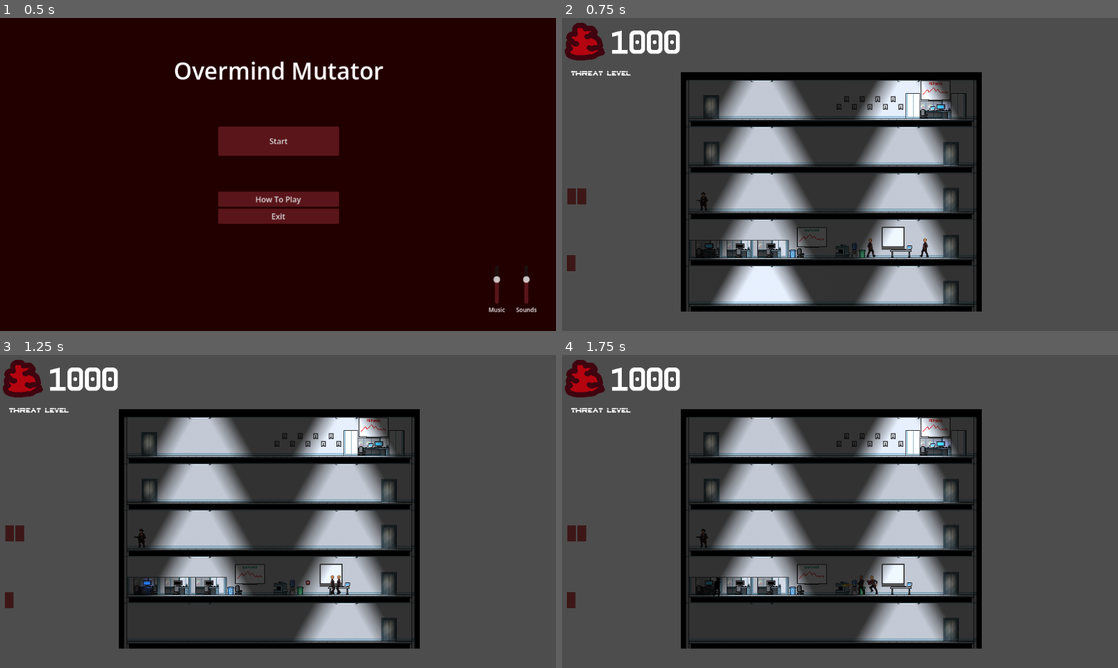
Above: before the commit, frames 1-4 (two rows, left to right).
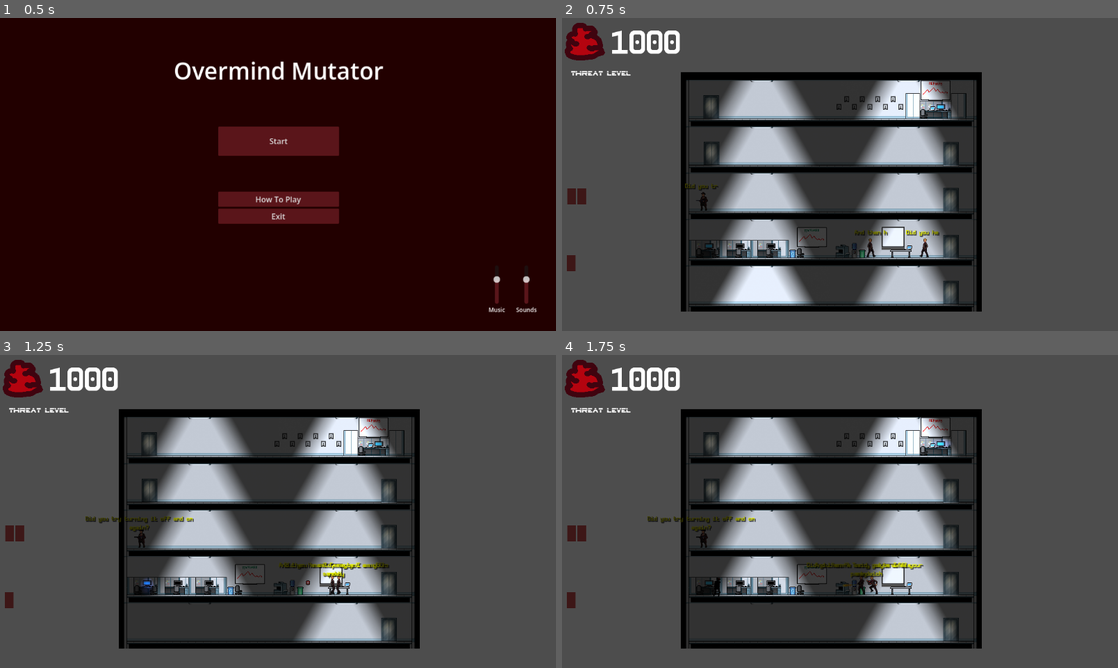
Above: after the commit, the same moments.

Repository: Lambosaurus/wildjam-mutation
Game: Godot game, scene res://ui/start_screen.tscn
The game is run twice, just before and just after one commit, with the same random seed, the same clock (stepped at 60 frames per second) and the same inputs.
Inputs (mouse positions are in pixels of both pictures, inside the frame that each line leads up to):
- Up to frame 1 (0.5 s): no input
- Up to frame 2 (0.75 s): click "Start" at 0.5 s
- Up to frame 3 (1.25 s): no input
- Up to frame 4 (1.75 s): tap Enter at 1.25 s; drag from (584, 533) to (951, 630) at 1.27 s

Frame 1 is identical in both runs. In frame 2, 0.2% of the frame differs, in the area x 22-68%, y 52-70%; in frame 3, 0.6%; in frame 4, 0.6%, in the area x 15-65%, y 51-72%.

Commit message:
Voice work

Diff:
--- a/creatures/human/human.gd
+++ b/creatures/human/human.gd
@@ -27,6 +27,7 @@
 	$TargetSelector.range = max(human_type.shoot_range, human_type.flee_range, human_type.melee_range, human_type.chase_range)
 	$Spritesheet.sprite_frames = human_type.sprites
 	health = human_type.max_health
+	$Voice.speak_dialog("chat")
 
 func direction_to_vector(dir: Direction, scalar: float = 1.0) -> float:
 	return scalar if dir == Direction.right else -scalar
@@ -40,6 +41,7 @@
 		var target_position = target.global_position
 		var distance = global_position.distance_to(target_position)
 		if distance <= human_type.flee_range:
+			$Voice.speak_dialog("fear")
 			return start_action(
 				Action.run,
 				randf_range(0.5, 1.0),
--- a/creatures/human/human.tscn
+++ b/creatures/human/human.tscn
@@ -5,12 +5,19 @@
 [ext_resource type="Resource" uid="uid://c8edw5y3x1epi" path="res://creatures/human/types/office_worker.tres" id="2_lk4ts"]
 [ext_resource type="SpriteFrames" uid="uid://lckr88buyegt" path="res://creatures/human/sprites/Gangsters_2/sprites.tres" id="3_lk4ts"]
 [ext_resource type="PackedScene" uid="uid://cqq8iiqfveykq" path="res://creatures/detector/target_selector.tscn" id="4_iru6h"]
+[ext_resource type="PackedScene" uid="uid://blj2j76s3023c" path="res://sounds/voice.tscn" id="6_odqdi"]
+[ext_resource type="Script" uid="uid://dnl2y04pttg2n" path="res://sounds/voice_types/random_voice_type.gd" id="7_ldy3i"]
+[ext_resource type="Resource" uid="uid://ye6s0sba5k2o" path="res://sounds/dialog_tree/default_human_dialog.tres" id="8_81tg8"]
 
 [sub_resource type="CapsuleShape2D" id="CapsuleShape2D_ebbsm"]
 height = 40.0
 
 [sub_resource type="RectangleShape2D" id="RectangleShape2D_gnv0q"]
 size = Vector2(20, 40)
+
+[sub_resource type="Resource" id="Resource_er4ts"]
+script = ExtResource("7_ldy3i")
+metadata/_custom_type_script = "uid://dnl2y04pttg2n"
 
 [node name="Human" type="CharacterBody2D" unique_id=1906732542]
 collision_layer = 2
@@ -43,3 +50,13 @@
 target_bit = 3
 
 [node name="Sprite2D" type="Sprite2D" parent="." unique_id=1666293401]
+
+[node name="Voice" parent="." unique_id=396080467 node_paths=PackedStringArray("voice_spawn") instance=ExtResource("6_odqdi")]
+voice_spawn = NodePath("VoiceSpawn")
+voice_type = SubResource("Resource_er4ts")
+dialog_tree = ExtResource("8_81tg8")
+
+[node name="VoiceSpawn" type="Node2D" parent="Voice" unique_id=93199917]
+position = Vector2(0, -33)
+
+[connection signal="input_event" from="." to="." method="_on_input_event"]
--- a/creatures/mutant/mutant.gd
+++ b/creatures/mutant/mutant.gd
@@ -99,6 +99,7 @@
 		var dist = global_position.distance_to(item.global_position)
 		if dist < mutant_type.attack_range:
 			if "eat" in item:
+				$SlurpSounds.play()
 				GameState.biomass += item.eat()
 
 			return start_action(
--- a/creatures/mutant/mutant.tscn
+++ b/creatures/mutant/mutant.tscn
@@ -19,6 +19,9 @@
 [ext_resource type="AudioStream" uid="uid://crwf8ew3i4ogs" path="res://sounds/creature_sounds/wet 12.mp3" id="17_c3snx"]
 [ext_resource type="AudioStream" uid="uid://uy2fedr6ddbg" path="res://sounds/creature_sounds/wet 13.mp3" id="18_pe0oo"]
 [ext_resource type="AudioStream" uid="uid://c235swyo4v5ot" path="res://sounds/creature_sounds/wet 14.mp3" id="19_mlhge"]
+[ext_resource type="AudioStream" uid="uid://cqrm4egwx3rks" path="res://sounds/creature_sounds/wet 1.mp3" id="20_p4ocj"]
+[ext_resource type="AudioStream" uid="uid://bjx03fcuuit5s" path="res://sounds/creature_sounds/wet 2.mp3" id="21_c3snx"]
+[ext_resource type="AudioStream" uid="uid://dpba18hdk5u0g" path="res://sounds/creature_sounds/wet 6.mp3" id="22_pe0oo"]
 
 [sub_resource type="Resource" id="Resource_dv2ve"]
 script = ExtResource("2_y6s6a")
@@ -58,6 +61,15 @@
 stream_4/stream = ExtResource("17_c3snx")
 stream_5/stream = ExtResource("18_pe0oo")
 stream_6/stream = ExtResource("19_mlhge")
+
+[sub_resource type="AudioStreamRandomizer" id="AudioStreamRandomizer_mlhge"]
+random_pitch = 1.1892071
+random_volume_offset_db = 2.0
+streams_count = 4
+stream_0/stream = ExtResource("20_p4ocj")
+stream_1/stream = ExtResource("21_c3snx")
+stream_2/stream = ExtResource("13_wb5rs")
+stream_3/stream = ExtResource("22_pe0oo")
 
 [node name="Mutant" type="CharacterBody2D" unique_id=88951864]
 light_mask = 2
@@ -121,4 +133,9 @@
 script = ExtResource("12_jnn0n")
 metadata/_custom_type_script = "uid://cc7td3t0msdiy"
 
+[node name="SlurpSounds" type="AudioStreamPlayer2D" parent="." unique_id=1377349052]
+stream = SubResource("AudioStreamRandomizer_mlhge")
+script = ExtResource("12_jnn0n")
+metadata/_custom_type_script = "uid://cc7td3t0msdiy"
+
 [connection signal="area_entered" from="SelectionArea" to="." method="_on_selection_area_area_entered"]
--- a/project.godot
+++ b/project.godot
@@ -34,11 +34,6 @@
 
 [input]
 
-swap_arms={
-"deadzone": 0.2,
-"events": [Object(InputEventKey,"resource_local_to_scene":false,"resource_name":"","device":-1,"window_id":0,"alt_pressed":false,"shift_pressed":false,"ctrl_pressed":false,"meta_pressed":false,"pressed":false,"keycode":0,"physical_keycode":49,"key_label":0,"unicode":49,"location":0,"echo":false,"script":null)
-]
-}
 up={
 "deadzone": 0.2,
 "events": [Object(InputEventKey,"resource_local_to_scene":false,"resource_name":"","device":-1,"window_id":0,"alt_press …(192 unchanged characters)…
--- /dev/null
+++ b/sounds/dialog_tree.gd
@@ -0,0 +1,12 @@
+class_name DialogTree
+extends Resource
+
+@export var dialogs: Dictionary[String, SpeechGroup]
+
+func get_any_speech(key: String):
+	if not dialogs[key]: return null
+
+	return dialogs[key].get_random_speech()
+
+func get_dialog_keys():
+	dialogs.keys()
--- /dev/null
+++ b/sounds/dialog_tree/default_human_dialog.tres
@@ -0,0 +1,210 @@
+[gd_resource type="Resource" script_class="DialogTree" format=3 uid="uid://ye6s0sba5k2o"]
+
+[ext_resource type="Script" uid="uid://b8pnktwqr4wnb" path="res://sounds/speech_group.gd" id="1_pkxe5"]
+[ext_resource type="Script" uid="uid://bs2lmby8suipk" path="res://sounds/speech.gd" id="2_anr03"]
+[ext_resource type="Script" uid="uid://1w60ptpi2mxt" path="res://sounds/dialog_tree.gd" id="2_yfclm"]
+[ext_resource type="AudioStream" uid="uid://85b0f63k6xf2" path="res://sounds/human_sounds/fear_aaahahahhhhhghghg.mp3" id="3_clenu"]
+[ext_resource type="AudioStream" uid="uid://bwx8mhe2px615" path="res://sounds/human_sounds/badoba.mp3" id="3_makg3"]
+[ext_resource type="AudioStream" uid="uid://cqropddawrblr" path="res://sounds/human_sounds/ba_botordash_da.mp3" id="4_2tvq5"]
+[ext_resource type="AudioStream" uid="uid://rf37dorrxedd" path="res://sounds/human_sounds/fear_ahahahha.mp3" id="4_xkw5j"]
+[ext_resource type="AudioStream" uid="uid://iwhemob7c7d" path="res://sounds/human_sounds/fear_berdadaa.mp3" id="5_fp1y8"]
+[ext_resource type="AudioStream" uid="uid://y5nswi52cil1" path="res://sounds/human_sounds/bigus_bingus_da.mp3" id="5_gf1mx"]
+[ext_resource type="AudioStream" uid="uid://bubul6tancvmq" path="res://sounds/human_sounds/bogodun_2x.mp3" id="6_lwkkh"]
+[ext_resource type="AudioStream" uid="uid://bb0a22s7xoha0" path="res://sounds/human_sounds/fear_bordodaaah.mp3" id="6_x8gny"]
+[ext_resource type="AudioStream" uid="uid://dhq6e1xjn7qwg" path="res://sounds/human_sounds/bederdu_baba_birlium.mp3" id="7_8rsew"]
+[ext_resource type="AudioStream" uid="uid://qp0fyge8s6ut" path="res://sounds/human_sounds/fear_doi_herodadao.mp3" id="7_ep6f7"]
+[ext_resource type="AudioStream" uid="uid://cnj8yoqsln4kj" path="res://sounds/human_sounds/bibus_borom_badum.mp3" id="8_gyeid"]
+[ext_resource type="AudioStream" uid="uid://dmb7og8aw0arn" path="res://sounds/human_sounds/fear_eee_saa.mp3" id="8_x8gny"]
+[ext_resource type="AudioStream" uid="uid://bx1o132qaey1g" path="res://sounds/human_sounds/boik_boik_bandada.mp3" id="9_83jn7"]
+[ext_resource type="AudioStream" uid="uid://edyuk30flohf" path="res://sounds/human_sounds/fear_haaaiuioooo.mp3" id="9_ep6f7"]
+[ext_resource type="AudioStream" uid="uid://c48p235j6wo23" path="res://sounds/human_sounds/fear_haaa_dodo_dasito.mp3" id="10_l6jee"]
+[ext_resource type="AudioStream" uid="uid://yvomn6qvprni" path="res://sounds/human_sounds/shimana_sobito.mp3" id="10_owyqi"]
+[ext_resource type="AudioStream" uid="uid://cjvq6y4ii1q1q" path="res://sounds/human_sounds/fear_huh_dasou.mp3" id="17_xo8nt"]
+[ext_resource type="AudioStream" uid="uid://bjm7lhww6bxe6" path="res://sounds/human_sounds/scream_1.mp3" id="18_83jn7"]
+[ext_resource type="AudioStream" uid="uid://bfopx8b40jxt6" path="res://sounds/human_sounds/scream_2.mp3" id="19_owyqi"]
+[ext_resource type="AudioStream" uid="uid://dm36ja6270gnq" path="res://sounds/human_sounds/fear_pirru_patoda.mp3" id="20_0kr53"]
+[ext_resource type="AudioStream" uid="uid://bwbotyvp1hm33" path="res://sounds/human_sounds/scream_3.mp3" id="20_xo8nt"]
+[ext_resource type="AudioStream" uid="uid://cr155q0lu4np" path="res://sounds/human_sounds/scream_4.mp3" id="21_0kr53"]
+[ext_resource type="AudioStream" uid="uid://db0l4bekm2jvb" path="res://sounds/human_sounds/fear_siii_doddodo.mp3" id="21_wd38f"]
+[ext_resource type="AudioStream" uid="uid://vgouqynmfcpy" path="res://sounds/human_sounds/scream_5.mp3" id="22_wd38f"]
+[ext_resource type="AudioStream" uid="uid://xlcbo0fdynnf" path="res://sounds/human_sounds/scream_6.mp3" id="23_xnll1"]
+
+[sub_resource type="Resource" id="Resource_1jmd3"]
+script = ExtResource("2_anr03")
+clip = ExtResource("3_makg3")
+dialog = "Did you hear? Terry got a waffle party"
+metadata/_custom_type_script = "uid://bs2lmby8suipk"
+
+[sub_resource type="Resource" id="Resource_xnll1"]
+script = ExtResource("2_anr03")
+clip = ExtResource("4_2tvq5")
+dialog = "And then he said, maybe I am your sandwich"
+metadata/_custom_type_script = "uid://bs2lmby8suipk"
+
+[sub_resource type="Resource" id="Resource_06ope"]
+script = ExtResource("2_anr03")
+clip = ExtResource("5_gf1mx")
+dialog = "If the boss doesn't show up in 15 minutes, we are legally allowed to leave"
+metadata/_custom_type_script = "uid://bs2lmby8suipk"
+
+[sub_resource type="Resource" id="Resource_5uujc"]
+script = ExtResource("2_anr03")
+clip = ExtResource("6_lwkkh")
+dialog = "Both? Both!"
+metadata/_custom_type_script = "uid://bs2lmby8suipk"
+
+[sub_resource type="Resource" id="Resource_1cnj2"]
+script = ExtResource("2_anr03")
+clip = ExtResource("7_8rsew")
+dialog = "Promote synergy"
+metadata/_custom_type_script = "uid://bs2lmby8suipk"
+
+[sub_resource type="Resource" id="Resource_1wkdh"]
+script = ExtResource("2_anr03")
+clip = ExtResource("8_gyeid")
+dialog = "Did you try turning it off and on again?"
+metadata/_custom_type_script = "uid://bs2lmby8suipk"
+
+[sub_resource type="Resource" id="Resource_domwq"]
+script = ExtResource("2_anr03")
+clip = ExtResource("9_83jn7")
+dialog = "Lets shelf this and circle back around..."
+metadata/_custom_type_script = "uid://bs2lmby8suipk"
+
+[sub_resource type="Resource" id="Resource_0jarj"]
+script = ExtResource("2_anr03")
+clip = ExtResource("10_owyqi")
+dialog = "Printers broken again..."
+metadata/_custom_type_script = "uid://bs2lmby8suipk"
+
+[sub_resource type="Resource" id="Resource_kw76m"]
+script = ExtResource("1_pkxe5")
+speeches = Array[ExtResource("2_anr03")]([SubResource("Resource_1jmd3"), SubResource("Resource_xnll1"), SubResource("Resource_06ope"), SubResource("Resource_5uujc"), SubResource("Resource_1cnj2"), SubResource("Resource_1wkdh"), SubResource("Resource_domwq"), SubResource("Resource_0jarj")])
+metadata/_custom_type_script = "uid://b8pnktwqr4wnb"
+
+[sub_resource type="Resource" id="Resource_l6jee"]
+script = ExtResource("2_anr03")
+clip = ExtResource("3_clenu")
+dialog = "Ahhhhhh..."
+metadata/_custom_type_script = "uid://bs2lmby8suipk"
+
+[sub_resource type="Resource" id="Resource_e0fb1"]
+script = ExtResource("2_anr03")
+clip = ExtResource("4_xkw5j")
+dialog = "Ahhhhhhh..."
+metadata/_custom_type_script = "uid://bs2lmby8suipk"
+
+[sub_resource type="Resource" id="Resource_gjk5i"]
+script = ExtResource("2_anr03")
+clip = ExtResource("5_fp1y8")
+dialog = "Monster!!!"
+metadata/_custom_type_script = "uid://bs2lmby8suipk"
+
+[sub_resource type="Resource" id="Resource_se584"]
+script = ExtResource("2_anr03")
+clip = ExtResource("6_x8gny")
+dialog = "Its going to eat me!"
+metadata/_custom_type_script = "uid://bs2lmby8suipk"
+
+[sub_resource type="Resource" id="Resource_hjvw7"]
+script = ExtResource("2_anr03")
+clip = ExtResource("7_ep6f7")
+dialog = "Help! Theres a monster!!"
+metadata/_custom_type_script = "uid://bs2lmby8suipk"
+
+[sub_resource type="Resource" id="Resource_i8ln2"]
+script = ExtResource("2_anr03")
+clip = ExtResource("8_x8gny")
+dialog = "Eeeeek!! Get away!"
+metadata/_custom_type_script = "uid://bs2lmby8suipk"
+
+[sub_resource type="Resource" id="Resource_2q8l8"]
+script = ExtResource("2_anr03")
+clip = ExtResource("17_xo8nt")
+dialog = "Huh!? A thing!!"
+metadata/_custom_type_script = "uid://bs2lmby8suipk"
+
+[sub_resource type="Resource" id="Resource_26r33"]
+script = ExtResource("2_anr03")
+clip = ExtResource("18_83jn7")
+dialog = "Baaaahhhhhh!!!!"
+metadata/_custom_type_script = "uid://bs2lmby8suipk"
+
+[sub_resource type="Resource" id="Resource_4abbf"]
+script = ExtResource("2_anr03")
+clip = ExtResource("19_owyqi")
+dialog = "Mamaaaa!!!"
+metadata/_custom_type_script = "uid://bs2lmby8suipk"
+
+[sub_resource type="Resource" id="Resource_183tx"]
+script = ExtResource("2_anr03")
+clip = ExtResource("20_xo8nt")
+dialog = "Oohhhhhhh!!!"
+metadata/_custom_type_script = "uid://bs2lmby8suipk"
+
+[sub_resource type="Resource" id="Resource_a3tqd"]
+script = ExtResource("2_anr03")
+clip = ExtResource("21_0kr53")
+dialog = "Aaaghhhhh!"
+metadata/_custom_type_script = "uid://bs2lmby8suipk"
+
+[sub_resource type="Resource" id="Resource_c80pd"]
+script = ExtResource("2_anr03")
+clip = ExtResource("22_wd38f")
+dialog = "Eeeeeeeee!!!"
+metadata/_custom_type_script = "uid://bs2lmby8suipk"
+
+[sub_resource type="Resource" id="Resource_fwqxt"]
+script = ExtResource("2_anr03")
+clip = ExtResource("23_xnll1")
+dialog = "Arrghhhhh!!"
+metadata/_custom_type_script = "uid://bs2lmby8suipk"
+
+[sub_resource type="Resource" id="Resource_pqx4v"]
+script = ExtResource("1_pkxe5")
+speeches = Array[ExtResource("2_anr03")]([SubResource("Resource_l6jee"), SubResource("Resource_e0fb1"), SubResource("Resource_gjk5i"), SubResource("Resource_se584"), SubResource("Resource_hjvw7"), SubResource("Resource_i8ln2"), SubResource("Resource_2q8l8"), SubResource("Resource_26r33"), SubResource("Resource_4abbf"), SubResource("Resource_183tx"), SubResource("Resource_a3tqd"), SubResource("Resource_c80pd"), SubResource("Resource_fwqxt")])
+metadata/_custom_type_script = "uid://b8pnktwqr4wnb"
+
+[sub_resource type="Resource" id="Resource_y7lkh"]
+script = ExtResource("2_anr03")
+clip = ExtResource("7_ep6f7")
+dialog = "Help! Theres a monster!!"
+metadata/_custom_type_script = "uid://bs2lmby8suipk"
+
+[sub_resource type="Resource" id="Resource_makg3"]
+script = ExtResource("2_anr03")
+clip = ExtResource("9_ep6f7")
+dialog = "Help us~~~"
+metadata/_custom_type_script = "uid://bs2lmby8suipk"
+
+[sub_resource type="Resource" id="Resource_2tvq5"]
+script = ExtResource("2_anr03")
+clip = ExtResource("10_l6jee")
+dialog = "Help! Its coming to eat us all"
+metadata/_custom_type_script = "uid://bs2lmby8suipk"
+
+[sub_resource type="Resource" id="Resource_dsc5t"]
+script = ExtResource("2_anr03")
+clip = ExtResource("20_0kr53")
+dialog = "Please!! I dont want to die!"
+metadata/_custom_type_script = "uid://bs2lmby8suipk"
+
+[sub_resource type="Resource" id="Resource_5ckfs"]
+script = ExtResource("2_anr03")
+clip = ExtResource("21_wd38f")
+dialog = "Alert! Send the guard!"
+metadata/_custom_type_script = "uid://bs2lmby8suipk"
+
+[sub_resource type="Resource" id="Resource_amhn7"]
+script = ExtResource("1_pkxe5")
+speeches = Array[ExtResource("2_anr03")]([SubResource("Resource_y7lkh"), SubResource("Resource_makg3"), SubResource("Resource_2tvq5"), SubResource("Resource_dsc5t"), SubResource("Resource_5ckfs")])
+metadata/_custom_type_script = "uid://b8pnktwqr4wnb"
+
+[resource]
+script = ExtResource("2_yfclm")
+dialogs = Dictionary[String, ExtResource("1_pkxe5")]({
+"call": SubResource("Resource_amhn7"),
+"chat": SubResource("Resource_kw76m"),
+"fear": SubResource("Resource_pqx4v")
+})
+metadata/_custom_type_script = "uid://1w60ptpi2mxt"
--- /dev/null
+++ b/sounds/speech.gd
@@ -0,0 +1,5 @@
+class_name Speech
+extends Resource
+
+@export var clip: AudioStream
+@export var dialog: String
--- /dev/null
+++ b/sounds/speech_group.gd
@@ -0,0 +1,14 @@
+class_name SpeechGroup
+extends Resource
+
+@export var speeches: Array[Speech]
+
+var _last_played = -1
+
+func get_random_speech() -> Speech:
+	return speeches.pick_random()
+
+func get_next_speech():
+	if _last_played >= len(speeches): _last_played = -1
+	_last_played += 1
+	return speeches[_last_played]
--- /dev/null
+++ b/sounds/voice.gd
@@ -0,0 +1,36 @@
+extends GameSound
+
+@export var voice_spawn: Node2D = self
+@export var duration: float = 5
+
+@export var voice_type: VoiceType
+@export var dialog_tree: DialogTree
+
+const VoiceBubbleConstructor = preload("res://sounds/voice_bubble.tscn")
+
+var currently_speeking = false
+var current_voice_bubble: VoiceBubble
+
+func speak_dialog(key: String, force = false):
+	if currently_speeking and not force: return
+	var speech = dialog_tree.get_any_speech(key)
+	if not speech: return
+
+	if speech.clip: play_clip(speech.clip)
+	if speech.dialog: show_spoken_dialog(speech.dialog)
+
+func show_spoken_dialog(dialog: String):
+	if not voice_spawn: return
+
+	if current_voice_bubble: current_voice_bubble.queue_free()
+
+	current_voice_bubble = VoiceBubbleConstructor.instantiate() as VoiceBubble
+	current_voice_bubble.dialog = dialog
+	current_voice_bubble.duration = duration
+	current_voice_bubble.color = voice_type.color
+	voice_spawn.add_child(current_voice_bubble)
+
+func play_clip(clip: AudioStream):
+	pitch_scale = voice_type.pitch
+	stream = clip
+	play()
--- /dev/null
+++ b/sounds/voice.tscn
@@ -0,0 +1,7 @@
+[gd_scene format=3 uid="uid://blj2j76s3023c"]
+
+[ext_resource type="Script" uid="uid://ckgbvklbhogq3" path="res://sounds/voice.gd" id="1_haw4o"]
+
+[node name="Voice" type="AudioStreamPlayer2D" unique_id=396080467]
+script = ExtResource("1_haw4o")
+metadata/_custom_type_script = "uid://cc7td3t0msdiy"
--- /dev/null
+++ b/sounds/voice_bubble.gd
@@ -0,0 +1,44 @@
+class_name VoiceBubble
+extends Control
+
+@export var dialog: String:
+	set(value):
+		_text_buffer = value
+		$DialogContainer/Dialog.text = ""
+@export var color: Color:
+	set(value):
+		$DialogContainer/Dialog.label_settings.font_color = value
+
+@export var duration: float
+@export var speed: float = 10: # Characters per second
+	set(value):
+		_speed_in_ms = value / 1000
+
+@onready var stop_timer = $StopTimer
+@onready var write_timer = $WriteTimer
+
+var _speed_in_ms: float = 0.001
+var _text_buffer: String
+
+signal text_complete
+signal speech_complete
+
+func _ready():
+	write_timer.start(_speed_in_ms)
+
+func _on_text_complete():
+	stop_timer.start(duration)
+
+func _on_stop_timer_timeout():
+	speech_complete.emit()
+	queue_free() # Replace with function body.
+
+func _on_write_timer_timeout():
+	if len(_text_buffer):
+		var character = _text_buffer[0]
+		$DialogContainer/Dialog.text += character
+		_text_buffer = _text_buffer.erase(0)
+
+	if len(_text_buffer) <= 0:
+		text_complete.emit()
+		write_timer.stop()
--- /dev/null
+++ b/sounds/voice_bubble.tscn
@@ -0,0 +1,48 @@
+[gd_scene format=3 uid="uid://du3qrrngntygl"]
+
+[ext_resource type="Script" uid="uid://661db4qkgg5i" path="res://sounds/voice_bubble.gd" id="1_uhnd1"]
+[ext_resource type="FontFile" uid="uid://dg1qq7053eat2" path="res://ui/fonts/5ceta_mono.ttf" id="2_up6xy"]
+
+[sub_resource type="LabelSettings" id="LabelSettings_2tw3c"]
+font = ExtResource("2_up6xy")
+font_size = 6
+shadow_size = 2
+shadow_color = Color(0, 0, 0, 0.5019608)
+shadow_offset = Vector2(2, 2)
+stacked_outline_count = 1
+
+[node name="VoiceBubble" type="Control" unique_id=719606856]
+layout_mode = 3
+anchors_preset = 0
+size_flags_horizontal = 3
+size_flags_vertical = 3
+script = ExtResource("1_uhnd1")
+
+[node name="DialogContainer" type="CenterContainer" parent="." unique_id=248000529]
+layout_mode = 1
+anchors_preset = 14
+anchor_top = 0.5
+anchor_right = 1.0
+anchor_bottom = 0.5
+offset_top = -43.5
+offset_bottom = 43.5
+grow_horizontal = 2
+grow_vertical = 2
+
+[node name="Dialog" type="Label" parent="DialogContainer" unique_id=1471725800]
+custom_minimum_size = Vector2(250, 0)
+layout_mode = 2
+text = "Some text goes in here"
+label_settings = SubResource("LabelSettings_2tw3c")
+horizontal_alignment = 1
+vertical_alignment = 1
+autowrap_mode = 2
+
+[node name="StopTimer" type="Timer" parent="." unique_id=259168556]
+one_shot = true
+
+[node name="WriteTimer" type="Timer" parent="." unique_id=279333081]
+
+[connection signal="text_complete" from="." to="." method="_on_text_complete"]
+[connection signal="timeout" from="StopTimer" to="." method="_on_stop_timer_timeout"]
+[connection signal="timeout" from="WriteTimer" to="." method="_on_write_timer_timeout"]
--- /dev/null
+++ b/sounds/voice_type.gd
@@ -0,0 +1,7 @@
+class_name VoiceType
+extends Resource
+
+@export_group("Voice")
+@export var pitch: int
+@export var cadence: int
+@export var color: Color = Color.YELLOW
--- /dev/null
+++ b/sounds/voice_types/random_voice_type.gd
@@ -0,0 +1,10 @@
+class_name RandomVoiceType
+extends VoiceType
+
+@export_group("Random")
+@export_range(0, 5) var pitch_range: float = 2
+@export_range(0, 5) var cadence_range: float = 2
+
+func _ready():
+	pitch = randf() * pitch_range
+	cadence = randf() * cadence_range
Not shown, added: sounds/dialog_tree.gd.uid
Not shown, added: sounds/human_sounds/ba_botordash_da.mp3.import
Not shown, added: sounds/human_sounds/badoba.mp3.import
Not shown, added: sounds/human_sounds/bederdu_baba_birlium.mp3.import
Not shown, added: sounds/human_sounds/bi_do_do_ba_da_bu_do.mp3.import
Not shown, added: sounds/human_sounds/bibus_borom_badum.mp3.import
Not shown, added: sounds/human_sounds/bigus_bingus_da.mp3.import
Not shown, added: sounds/human_sounds/birem_ba_dushda.mp3.import
Not shown, added: sounds/human_sounds/bogodun_2x.mp3.import
Not shown, added: sounds/human_sounds/boik_boik_bandada.mp3.import
Not shown, added: sounds/human_sounds/bordibordun_ba_didoodun.mp3.import
Not shown, added: sounds/human_sounds/borgus_mmm_bardashun.mp3.import
(and 77 more such lines)
